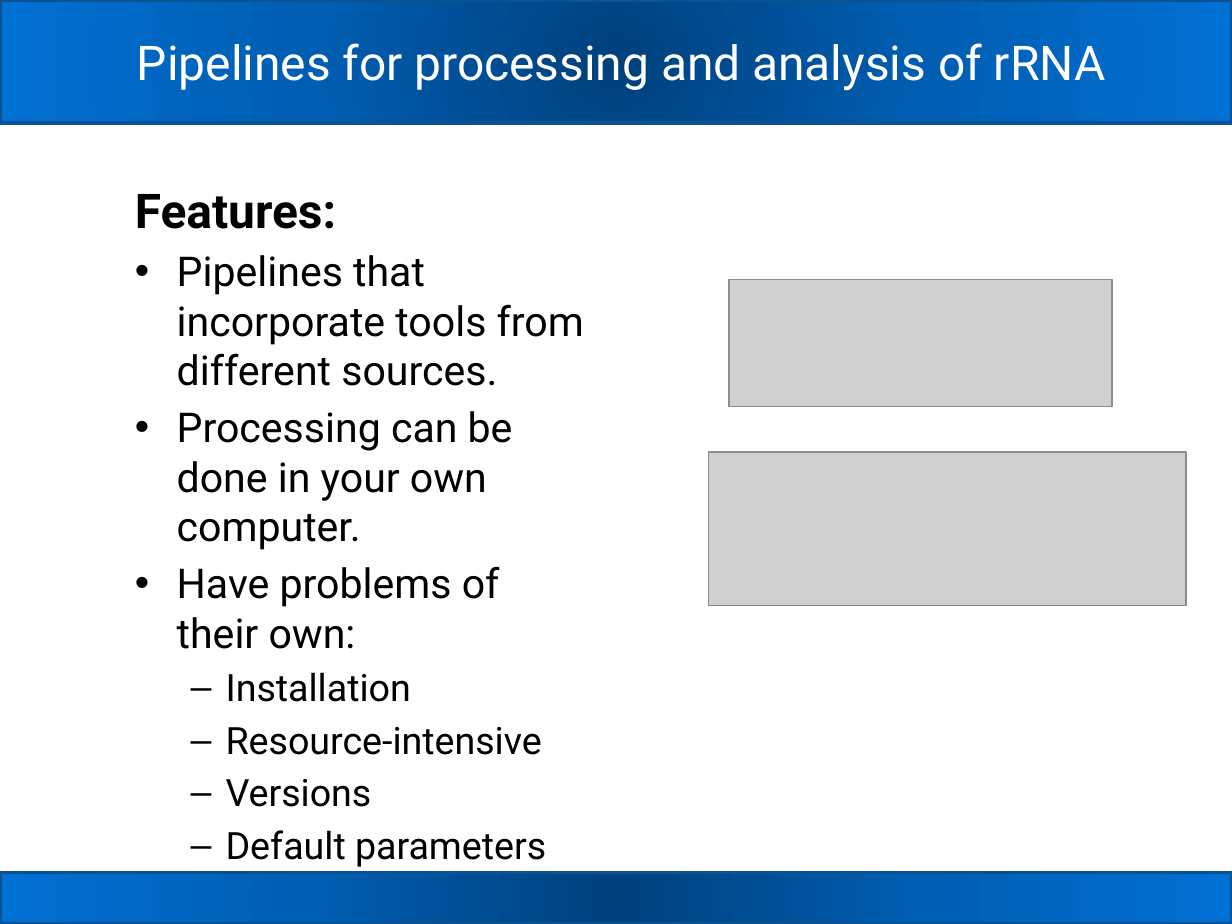
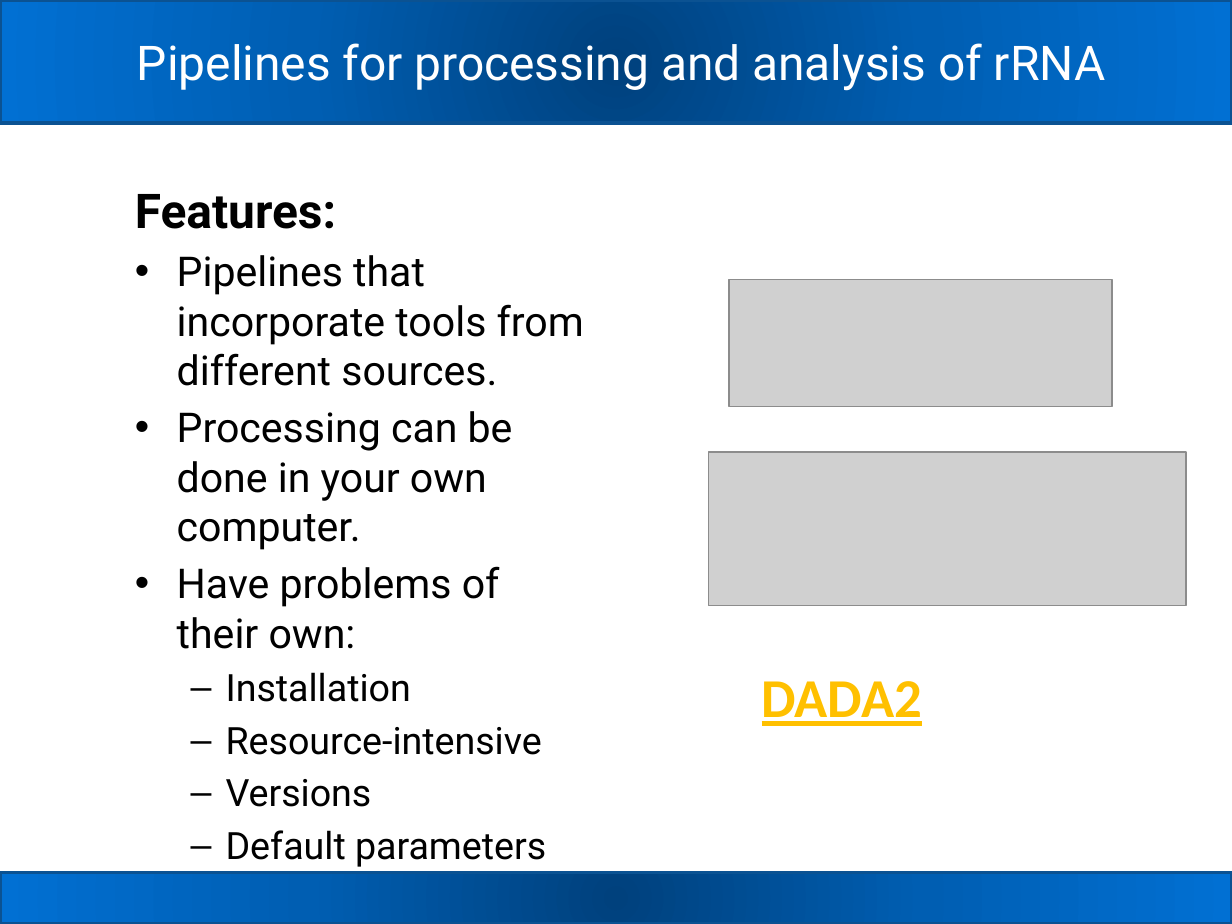
Before and after one commit to carden24/2018_Taller_Genomica_ambiental, a slide deck: slide 8 of W2_16S_analysis.pptx (slide 6 before the commit). Drawn at 1232x924 pixels with LibreOffice and Linux fonts; fonts in the diff are those of the drawing; grey boxes stand for pictures. Boxes give left, top, right and bottom in pixels: in the first picture for what was removed or moved away, otherwise in the second. Text is boxed around its words. In the diff, an @@ line names an element or a change of style, - is before the commit and + after.

```diff
--- a/W2_16S_analysis.pptx
+++ b/W2_16S_analysis.pptx
@@ text added at <box>762,681,923,726</box>, 32 pt, text #FFC000, bold, underline @@
+DADA2
```
Also in this commit, not shown: 2 other slides changed, 5 slides added, 6 slides removed, 10 other files.
